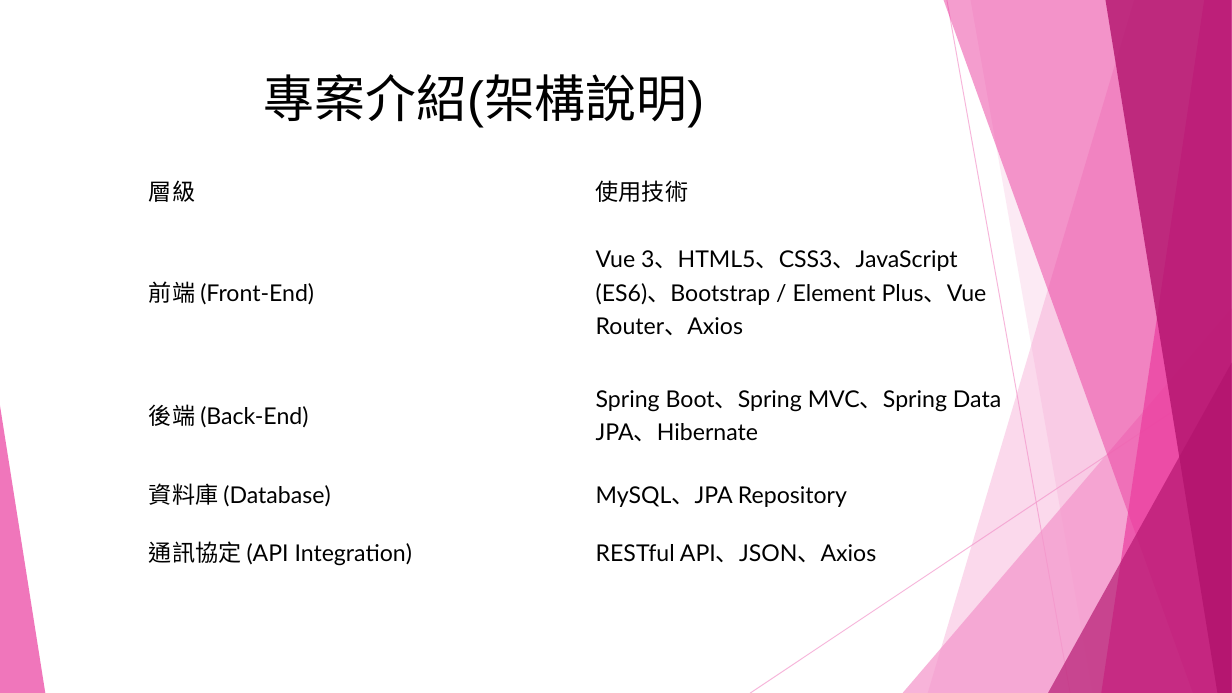
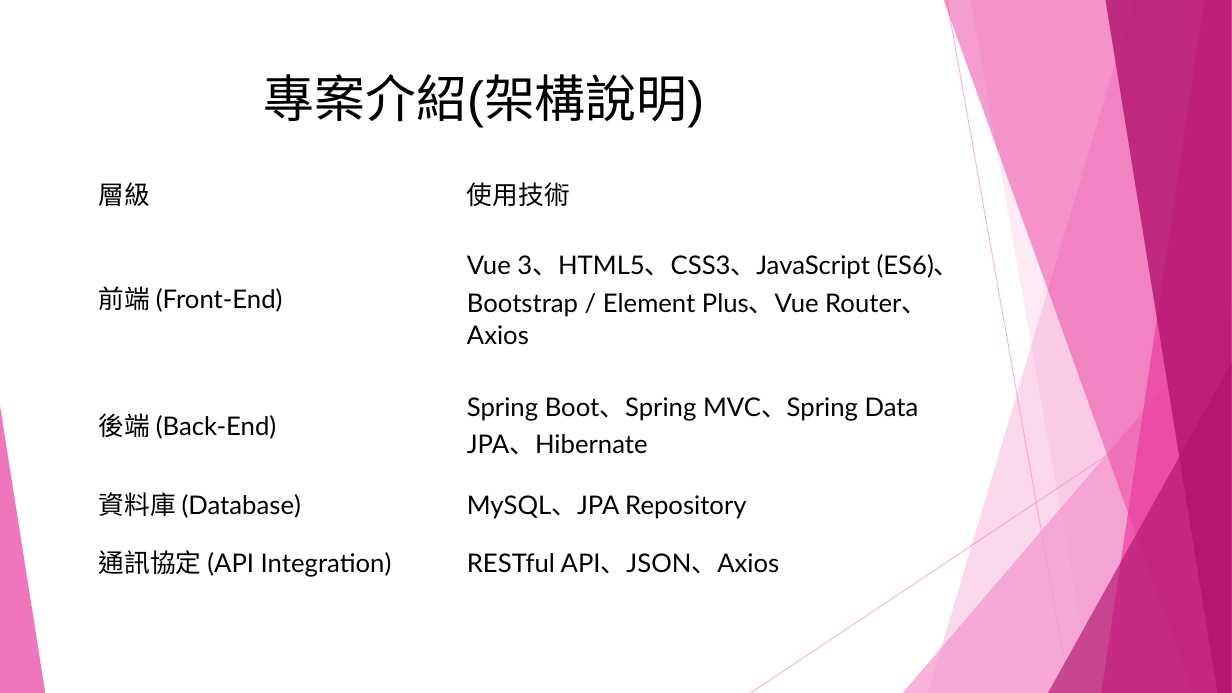
Before and after one commit to shoppingpd/powerpoint, a slide deck: slide 4 of ShoppingBuy專案1.pptx. Drawn at 1232x693 pixels with LibreOffice and Linux fonts; fonts in the diff are those of the drawing. Boxes give left, top, right and bottom in pixels: in the first picture for what was removed or moved away, otherwise in the second. Text is boxed around its words. In the diff, an @@ line names an element or a change of style, - is before the commit and + after.

```diff
--- a/ShoppingBuy專案1.pptx
+++ b/ShoppingBuy專案1.pptx
@@ table at [90, 165, 972, 591] @@
@@ size 18 to 20 pt @@
@@ table: place and size @@
-table at [140, 161, 1034, 580]
+table at [90, 165, 972, 591]
```
Also in this commit, not shown: 12 other slides changed, 3 slides added.
